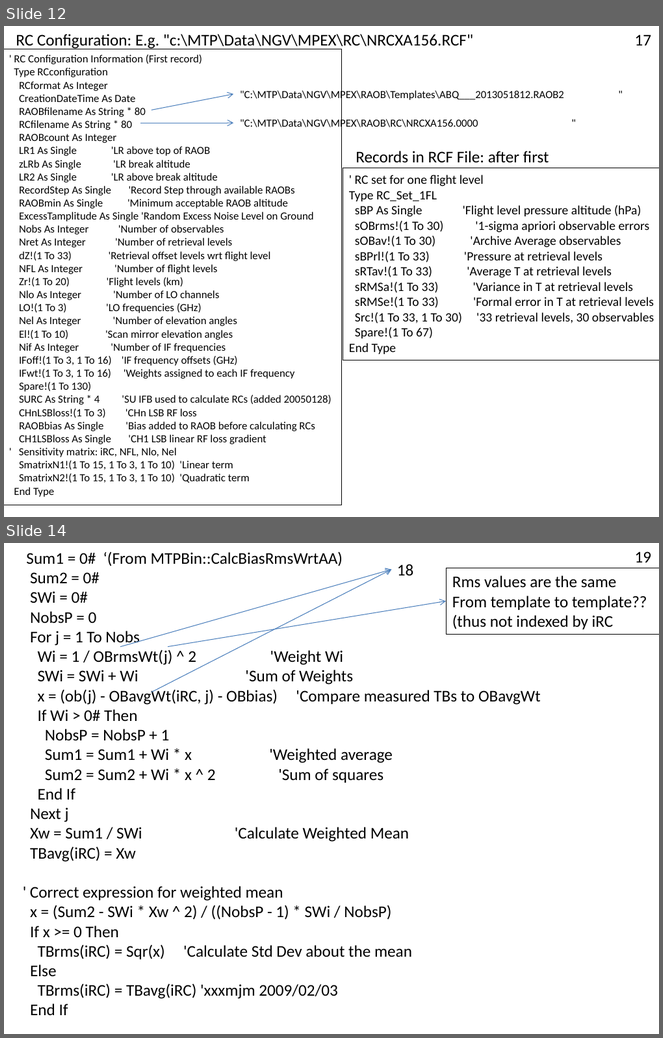
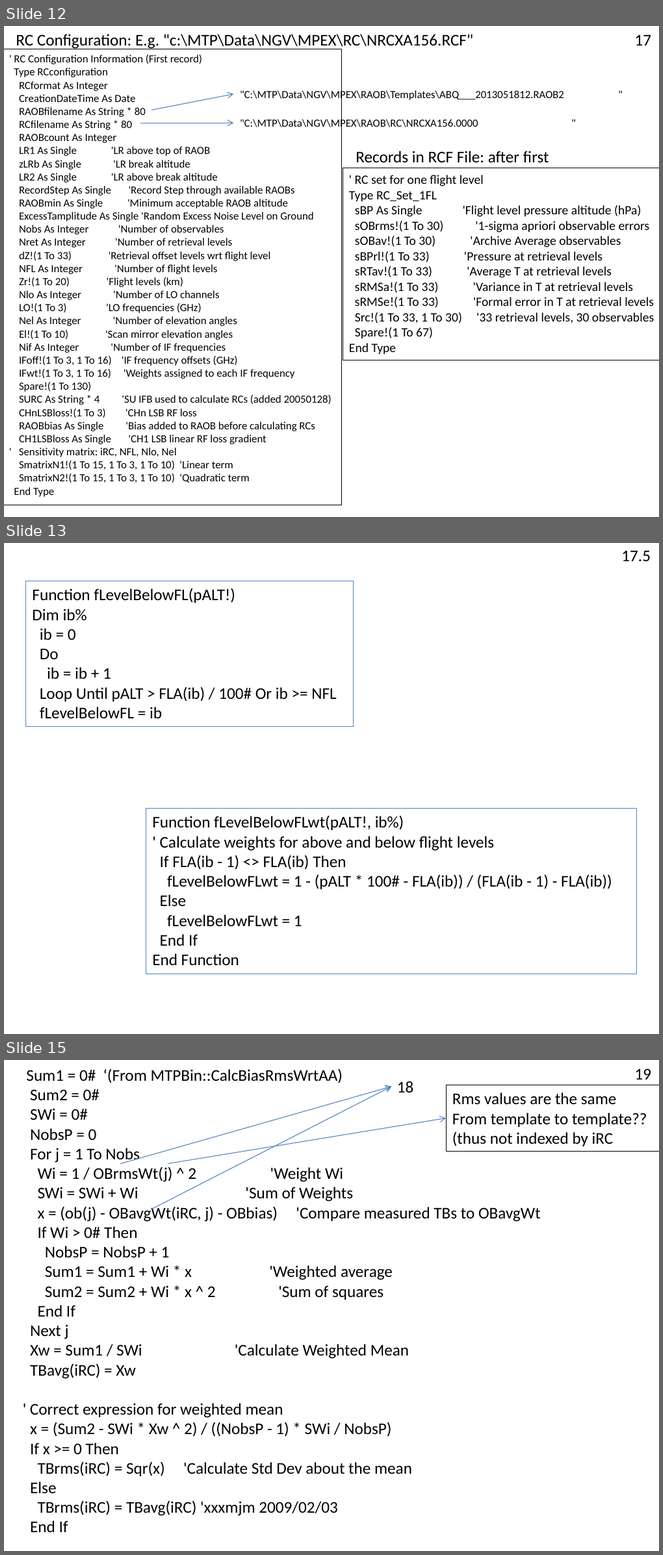
Before and after one commit to NCAR/nimbus, a slide deck: instruments/mtp/doc/MTP-DFD.pptx. Shown one above the other, each under a label of ours: slides 12 and 14 before the commit, slides 12, 13 and 15 after it; the slides between them are not shown. The pictures are 663x1038 and 663x1555 pixels, drawn with LibreOffice and Linux fonts; fonts in the diff are those of the drawing. Boxes give left, top, right and bottom in pixels: in the first picture for what was removed or moved away, otherwise in the second. Text is boxed around its words. In the diff, an @@ line names an element or a change of style, - is before the commit and + after.

Commit message:
Add some details about weighted averaging of retrieval coefficient file flight levels.

```diff
--- a/instruments/mtp/doc/MTP-DFD.pptx
+++ b/instruments/mtp/doc/MTP-DFD.pptx
@@ slide 13 added at (x1=4, y1=543, x2=659, y2=1034), background #FFFFFF @@
@@ text added at (x1=622, y1=550, x2=651, y2=561), 18 pt, text #000000 @@
+17.5
@@ rectangle added at (x1=25, y1=581, x2=353, y2=726), outline #4F81BD 0.75 pt, 18 pt, text #000000 @@
+Function fLevelBelowFL(pALT!)
+Dim ib%
+ib = 0
+Do
+ib = ib + 1
+Loop Until pALT > FLA(ib) / 100# Or ib >= NFL
+fLevelBelowFL = ib
@@ rectangle added at (x1=146, y1=808, x2=637, y2=973), outline #4F81BD 0.75 pt, 18 pt, text #000000 @@
+Function fLevelBelowFLwt(pALT!, ib%)
+' Calculate weights for above and below flight levels
+If FLA(ib - 1) <> FLA(ib) Then
+fLevelBelowFLwt = 1 - (pALT * 100# - FLA(ib)) / (FLA(ib - 1) - FLA(ib))
+Else
+fLevelBelowFLwt = 1
+End If
+End Function
@@ what was slide 14 is now slide 15 @@
```
Also in this commit, not shown: 1 slide changed.
